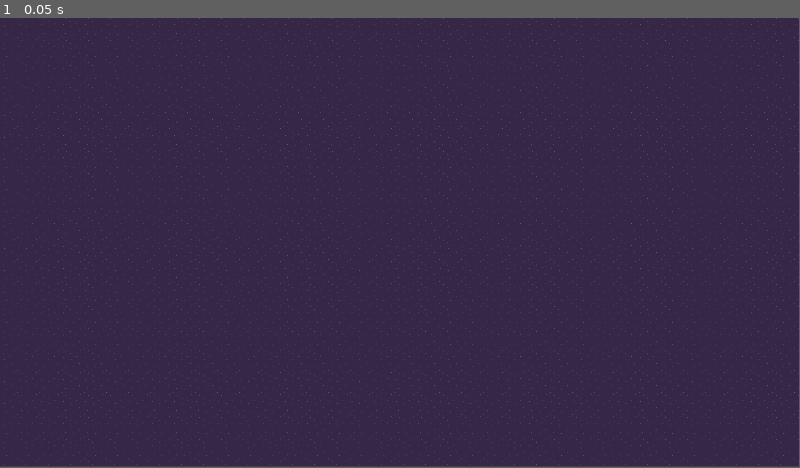
Above: before the commit, frame 1.
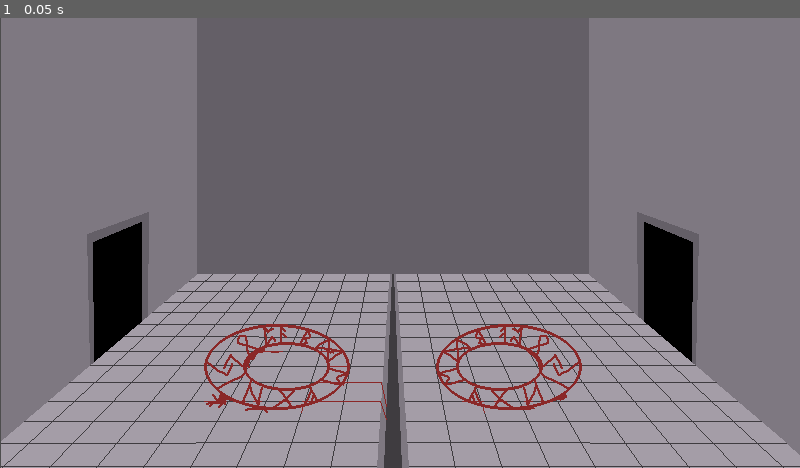
Above: after the commit, the same moment.

Repository: lewis785/ludum-dare-55
Game: Godot game, scene res://scenes/levels/sliding_window.tscn
The game is run twice, just before and just after one commit, with the same random seed, the same clock (stepped at 60 frames per second) and the same inputs.
Inputs:
- Up to frame 1 (0.05 s): no input
In our replay, the window is 799x449 before the commit and 800x450 after it. These sizes can differ from the game's own. Grey fills any space a smaller window leaves; there, only what the larger window draws over its background counts as a difference.

The runs differ from the first frame. In frame 1, 96% of the frame differs, in the area x 0-100%, y 0-100%.

Commit message:
EDITED sliding window background and window settings.

Diff:
--- a/project.godot
+++ b/project.godot
@@ -15,6 +15,10 @@
 config/features=PackedStringArray("4.2", "GL Compatibility")
 config/icon="res://icon.svg"
 
+[display]
+
+window/stretch/mode="canvas_items"
+
 [rendering]
 
 renderer/rendering_method="gl_compatibility"
--- /dev/null
+++ b/scenes/background_tools/snap_point.tscn
@@ -0,0 +1,9 @@
+[gd_scene load_steps=2 format=3 uid="uid://f7pi0x6o1uvq"]
+
+[sub_resource type="CircleShape2D" id="CircleShape2D_0nmog"]
+
+[node name="SnapPoint" type="Area2D"]
+
+[node name="CollisionShape2D" type="CollisionShape2D" parent="."]
+visible = false
+shape = SubResource("CircleShape2D_0nmog")
--- /dev/null
+++ b/scenes/levels/FloatingCamera.gd
@@ -0,0 +1,6 @@
+extends Node2D
+
+onready var camera = $Camera2D
+
+func _process(delta):
+	camera.setposition()
--- a/scenes/levels/main_menu.tscn
+++ b/scenes/levels/main_menu.tscn
@@ -1,3 +1,11 @@
-[gd_scene format=3 uid="uid://dq7tt8ts4orc8"]
+[gd_scene load_steps=2 format=3 uid="uid://dq7tt8ts4orc8"]
+
+[ext_resource type="Texture2D" uid="uid://bqc7gro62qhdq" path="res://assets/backgrounds/background_1.png" id="1_txxjm"]
 
 [node name="MainMenu" type="Node2D"]
+
+[node name="TextureRect" type="TextureRect" parent="."]
+offset_right = 1152.0
+offset_bottom = 649.0
+texture = ExtResource("1_txxjm")
+stretch_mode = 1
--- a/scenes/levels/sliding_window.tscn
+++ b/scenes/levels/sliding_window.tscn
@@ -1,16 +1,26 @@
-[gd_scene load_steps=2 format=3 uid="uid://d2arbyrhcflvl"]
+[gd_scene load_steps=3 format=3 uid="uid://d2arbyrhcflvl"]
 
-[ext_resource type="Texture2D" uid="uid://bqc7gro62qhdq" path="res://assets/backgrounds/background_1.png" id="1_orf8b"]
+[ext_resource type="Texture2D" uid="uid://crs8kox2y0gj7" path="res://assets/backgrounds/room_temp.png" id="1_kxj20"]
+[ext_resource type="PackedScene" uid="uid://f7pi0x6o1uvq" path="res://scenes/background_tools/snap_point.tscn" id="2_gb1u7"]
 
 [node name="SlidingWindow" type="Node2D"]
 
 [node name="TextureRect" type="TextureRect" parent="."]
+offset_left = 1.0
 offset_right = 5458.0
-offset_bottom = 649.0
-texture = ExtResource("1_orf8b")
+offset_bottom = 450.0
+texture = ExtResource("1_kxj20")
 stretch_mode = 1
 
-[node name="FloatingCamera" type="Node2D" parent="."]
+[node name="Camera2D" type="Camera2D" parent="."]
+position = Vector2(400, 225)
+zoom = Vector2(1.44, 1.44)
 
-[node name="Camera2D" type="Camera2D" parent="FloatingCamera"]
-position = Vector2(579, 326)
+[node name="SnapPoint" parent="." instance=ExtResource("2_gb1u7")]
+position = Vector2(1728, 225)
+
+[node name="SnapPoint2" parent="." instance=ExtResource("2_gb1u7")]
+position = Vector2(2880, 324)
+
+[node name="SnapPoint3" parent="." instance=ExtResource("2_gb1u7")]
+position = Vector2(4032, 324)
